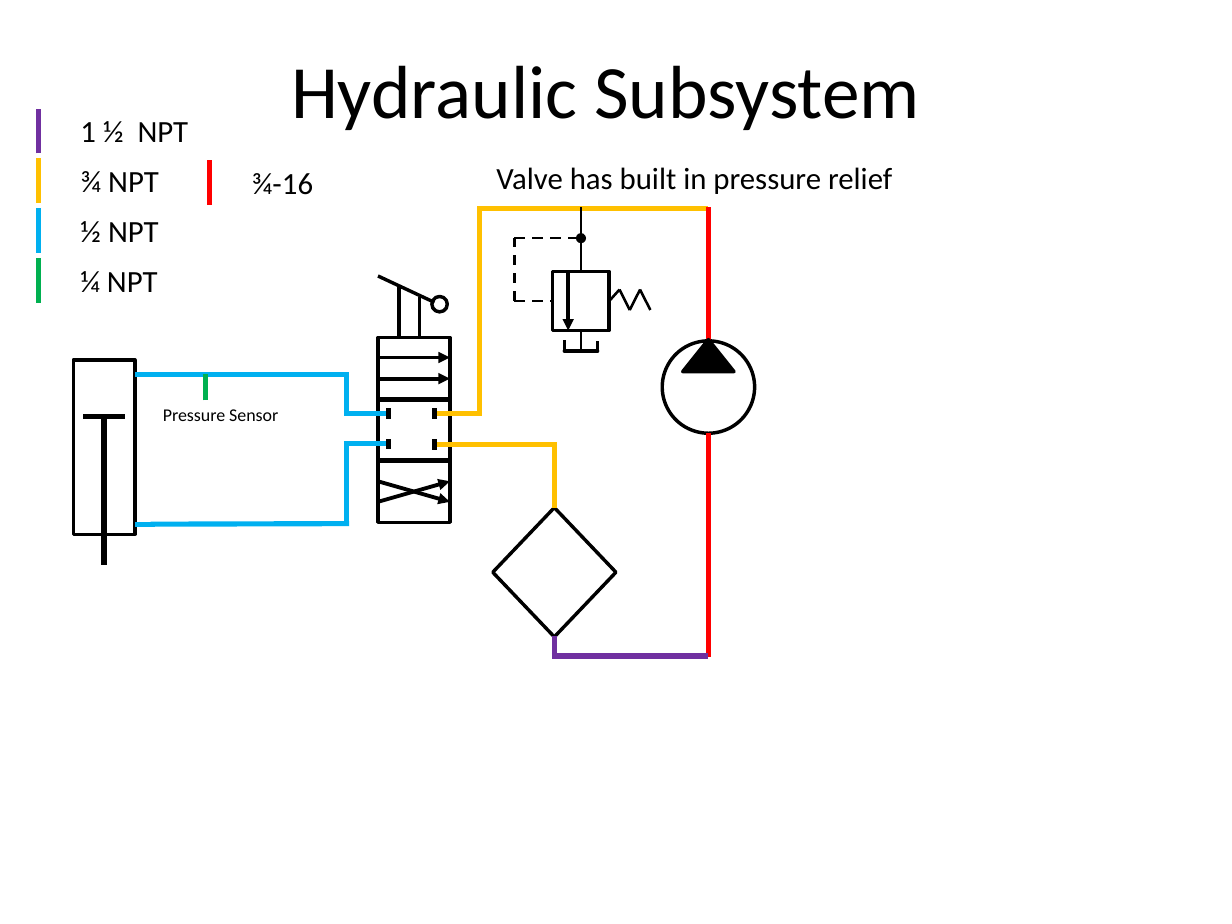
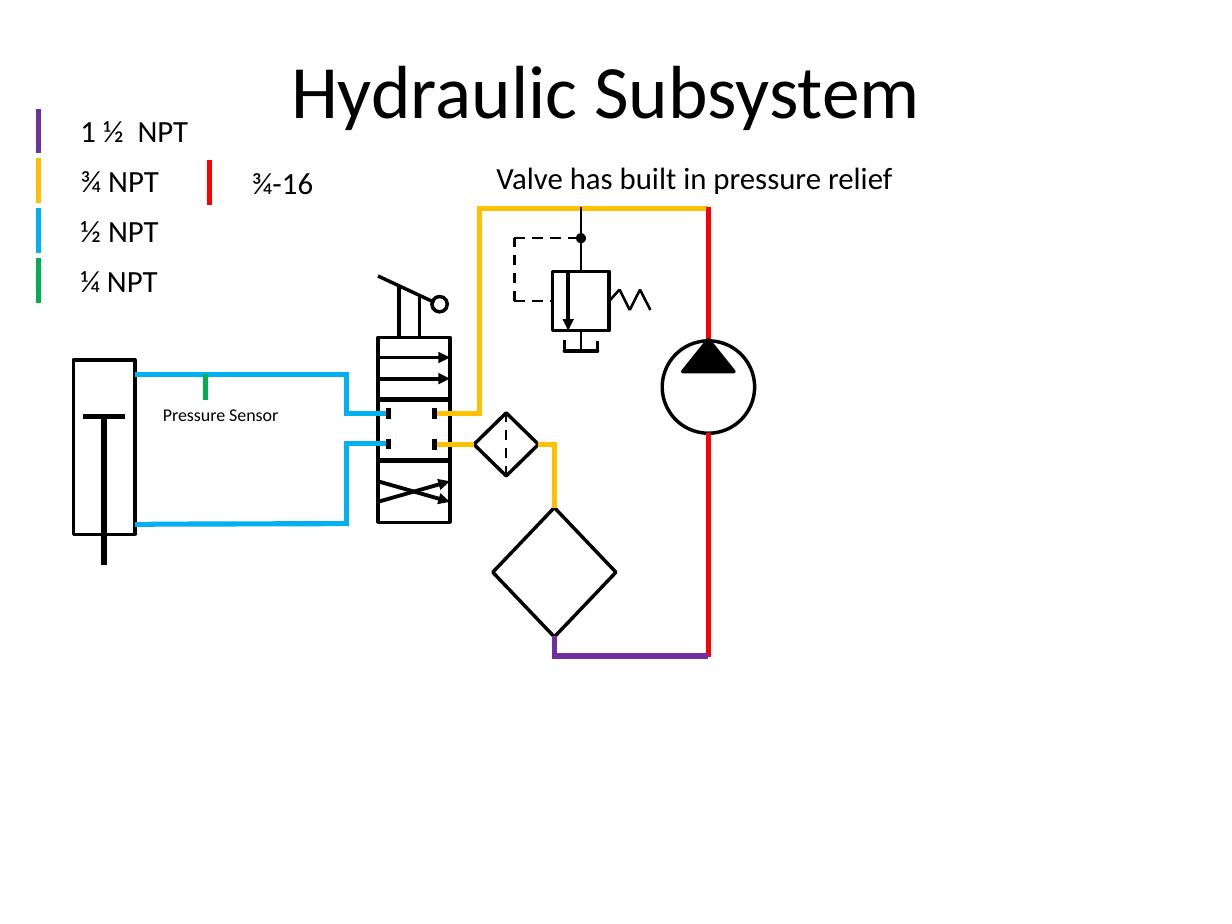
Before and after one commit to TheBengineer/Bridge-Tester, a slide deck: slide 2 of Design/Subsystems/Hydraulic.pptx. Drawn at 1232x924 pixels with LibreOffice and Linux fonts; fonts in the diff are those of the drawing. Boxes give left, top, right and bottom in pixels: in the first picture for what was removed or moved away, otherwise in the second. Text is boxed around its words. In the diff, an @@ line names an element or a change of style, - is before the commit and + after.

Commit message:
Added a filter to the Hydraulic.pptx Design added a steel BOM.txt converted the frame reports to PDF. Deleted the extra Solidworks folder. (Some files are still read only and I can't delete them.)

```diff
--- a/Design/Subsystems/Hydraulic.pptx
+++ b/Design/Subsystems/Hydraulic.pptx
@@ diamond added at [474,413,538,476], fill #FFFFFF, outline #000000 2 pt @@
@@ line added from (506, 476) to (506, 413), #000000 1.5 pt dashed @@
@@ line added from (474, 445) to (463, 445), #FFC000 3 pt @@
@@ line moved from (554, 445) - (477, 445) to (554, 445) - (533, 445) @@
@@ line added from (548, 445) to (538, 445), #FFC000 3 pt @@
```
Also in this commit, not shown: 1 other slide changed, 14 other files.
